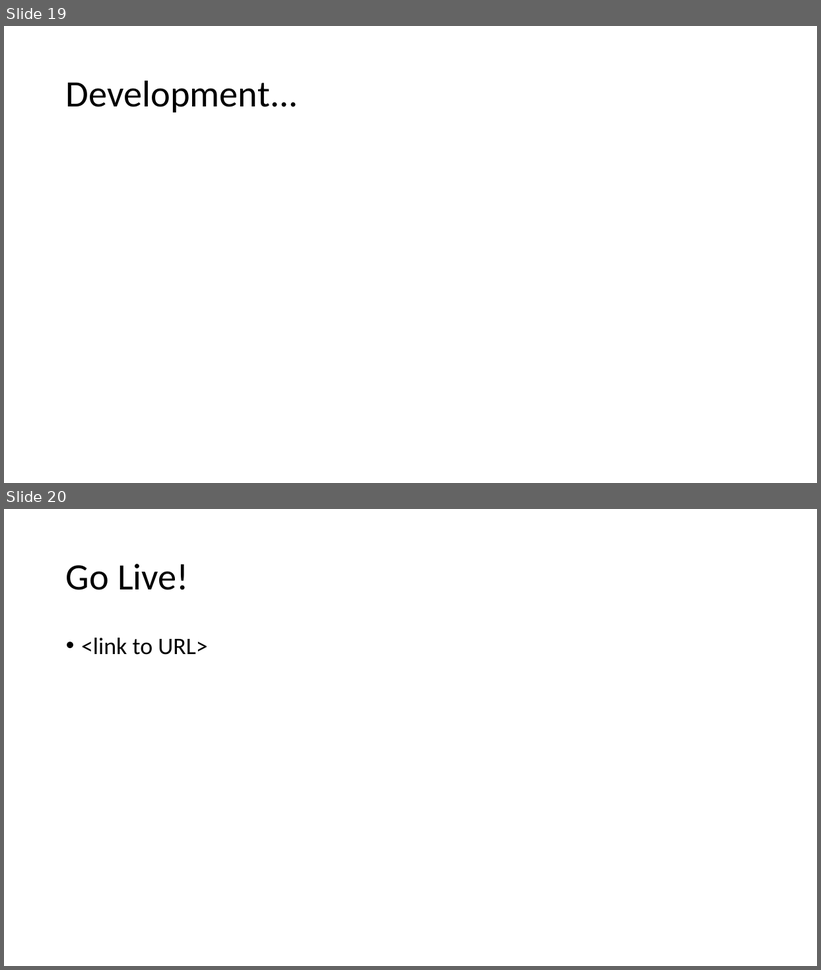
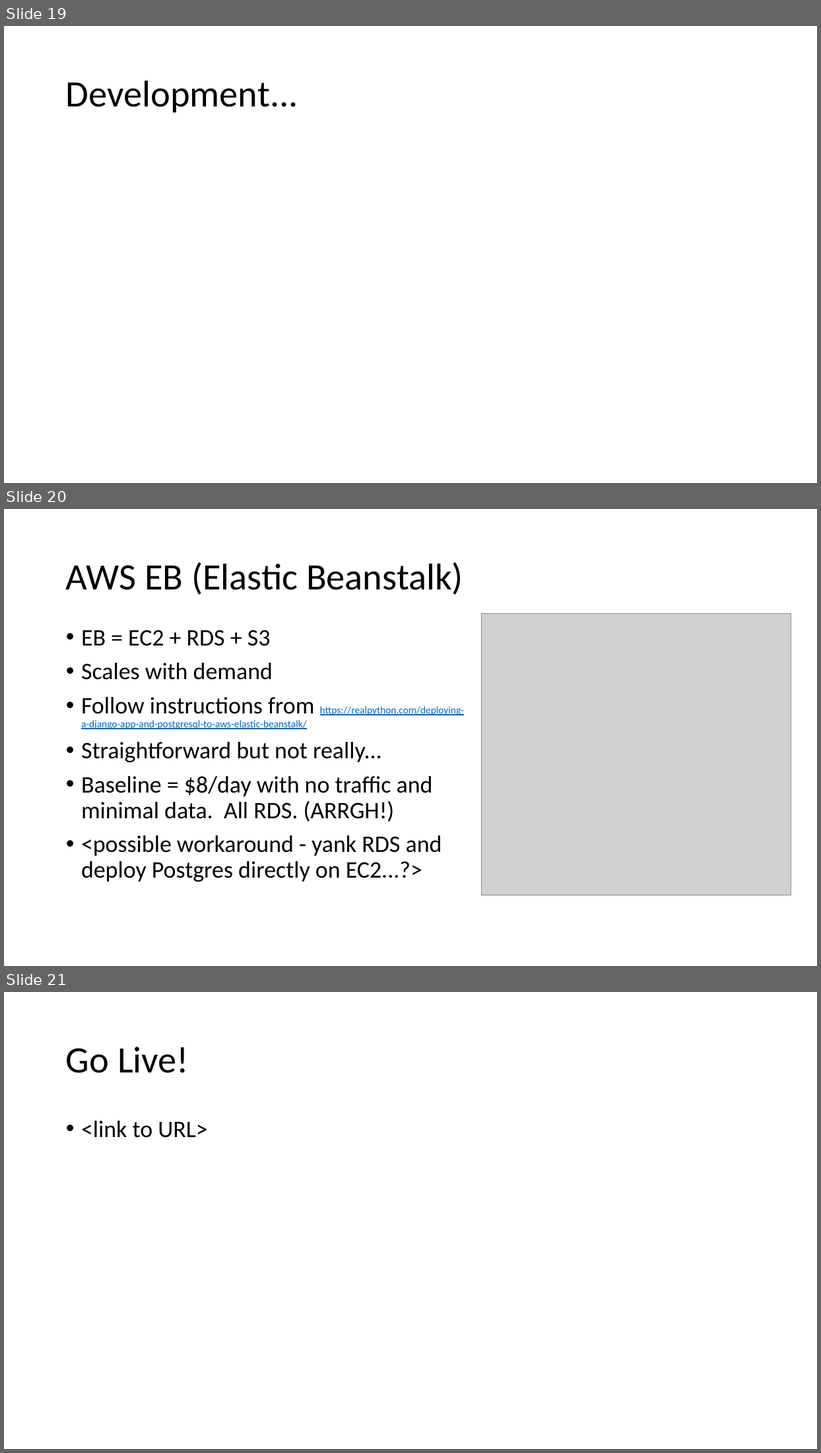
Before and after one commit to cwinsor/django_103_plasticc_and_ux, a slide deck: presentation.pptx. Shown one above the other, each under a label of ours: slides 19 and 20 before the commit, slides 19, 20 and 21 after it. The pictures are 821x970 and 821x1453 pixels, drawn with LibreOffice and Linux fonts; fonts in the diff are those of the drawing; grey boxes stand for pictures. Boxes give left, top, right and bottom in pixels: in the first picture for what was removed or moved away, otherwise in the second. Text is boxed around its words. In the diff, an @@ line names an element or a change of style, - is before the commit and + after.

Commit message:
updating AWS instructions

```diff
--- a/presentation.pptx
+++ b/presentation.pptx
@@ slide 20 added at [4, 509, 817, 966], background #FFFFFF @@
@@ title added at [66, 562, 463, 595], 44 pt, text #000000 @@
+AWS EB (Elastic Beanstalk)
@@ picture added at [482, 614, 791, 896] @@
@@ text added at [81, 630, 464, 882], 28 pt, text #000000 @@
+• EB = EC2 + RDS + S3
+• Scales with demand
+• Follow instructions from https://realpython.com/deploying-a-django-app-and-postgresql-to-aws-elastic-beanstalk/
+• Straightforward but not really...
+• Baseline = $8/day with no traffic and minimal data. All RDS. (ARRGH!)
+• <possible workaround - yank RDS and deploy Postgres directly on EC2...?>
@@ what was slide 20 is now slide 21 @@
```
Also in this commit, not shown: 3 slides changed, 3 other files.
